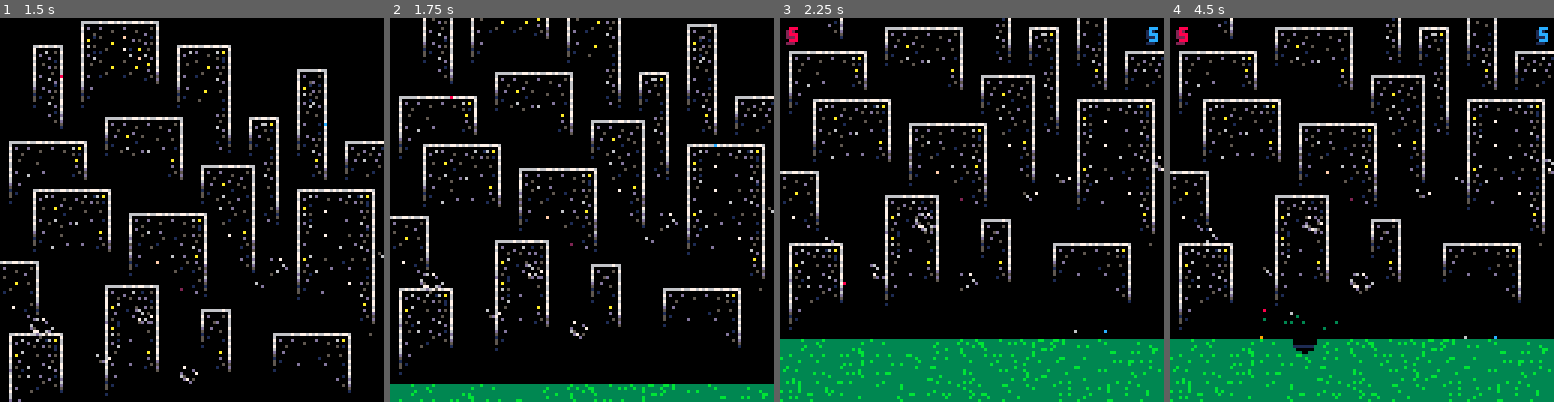
Above: before the commit, frames 1-4 (left to right).
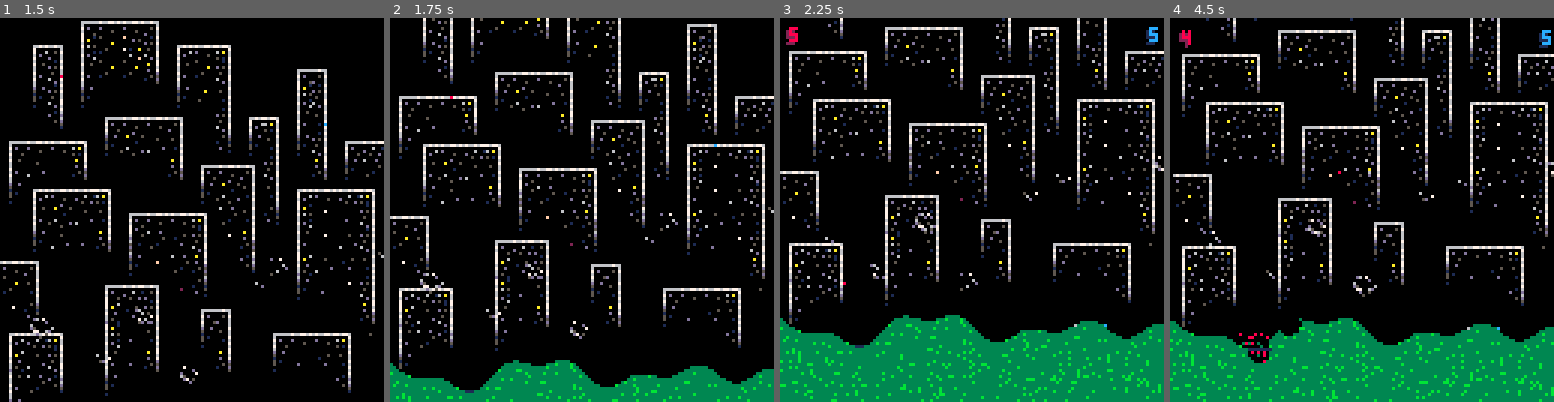
Above: after the commit, the same moments.

Repository: iamapea/miniature_jam
Game: PICO-8 cartridge mini.p8
Same seed, same stepped clock (60 frames per second), same inputs: the game is played once before the commit and once after it.
Inputs:
- Up to frame 1 (1.5 s): tap X (X key) at 0.33, 1.07 s; tap O (Z key) at 0.7 s
- Up to frame 2 (1.75 s): hold Right from 1.6 s (still down); tap O (Z key) at 1.7 s
- Up to frame 3 (2.25 s): tap X (X key) at 1.85 s; release Right at 2.1 s; tap O (Z key) at 2.1 s; hold Up from 2.15 s (still down)
- Up to frame 4 (4.5 s): release Up at 2.42 s; hold Right 2.47-3.03 s; tap O (Z key) every 0.4 s from 2.5 to 4.1 s; tap X (X key) at 2.97, 4.08 s; hold Left 3.08-3.58 s; hold Down 3.63-3.97 s; hold Right from 4.02 s (still down)

Frame 1 is identical in both runs. In frame 2, 3.6% of the frame differs, in the area x 0-100%, y 89-100%; in frame 3, 5.6%; in frame 4, 21%, in the area x 0-100%, y 0-100%.

Commit message:
wavy ground

Diff:
--- a/mini.p8
+++ b/mini.p8
@@ -7,7 +7,8 @@
 function _init()
  --states: title,pan,play,over
  state = "title"
- version = "0.2"
+ version = "0.3b" --b:beta
+ --changes: clouds, wavy ground
  -- game constants
  player_speed_x = 0.3
  jump_speed = 1
@@ -17,7 +18,7 @@
  aim_speed = 0.015
  ground_color = 3
  ground_color2 = 11
- ground_height = 20
+ ground_height = 30
  ground_top_y = world_size_y+ground_height+1
  grav_acc_bullet = 0.01
  grav_acc_player = 0.05
@@ -56,17 +57,35 @@
 
 function init_ground()
  g = {}
- iy=world_size_y-ground_height
- for i=iy, world_size_y+2 do
+ --create wavy function
+ gfunc = {}
+ sign = random_sign()
+ jitter={rnd(4),rnd(4),rnd(4)}
+ for i = -ground_x_offset,
+     world_size_x+ground_x_offset do
+  add(gfunc, sin(i/(18+jitter[1])) *sign+
+             1.5*cos(i/(47+jitter[2])) *sign+
+             sin(i/(70+jitter[3])) *sign)
+ end
+ --create ground pixels
+ y_top=world_size_y-ground_height
+ for i=y_top, world_size_y+2 do
   g_row = {}
   ix = -ground_x_offset
   add(g_row,new_ground(ix,i,ground_color))
   while ix <= world_size_x+ground_x_offset do
+   -- randomly color pixel
    col_cur = ground_color
    if rnd(1) < .1 then
     col_cur = ground_color2
    end
+   -- add ground pixel
    add(g_row,new_ground(ix,i,col_cur))
+   -- remove if above wavy function
+   if 2 * gfunc[ix+ground_x_offset+1]
+      > i-y_top - 6  then
+    g_row[#g_row].exists = false
+   end
    ix += 1
   end
   add(g,g_row)
@@ -112,21 +131,6 @@
 function _update60()
  --run shake when intensity high
  if intensity > 0 then shake() end
-
- --up, increase shake
- --if btnp(⬆️)
- --and shake_control < 10 then
- -- shake_control += 1
- --end
-
- --down, decrease shake
- --if btnp(⬇️)
- --and shake_control > 0 then
- -- shake_control -= 1
- --end
-
- --x, trigger shake
- --if btnp(❎) then intensity += shake_control end
 
  --cloud anim
  for cloud in all(clouds) do
@@ -738,6 +742,11 @@
  print(string, x, y)
 end
 
+function random_sign()
+ -- randomly 1 or -1
+ return flr(rnd(2))*2-1
+end
+
 -- sound effects:
 --0: jump
 --1: shoot
